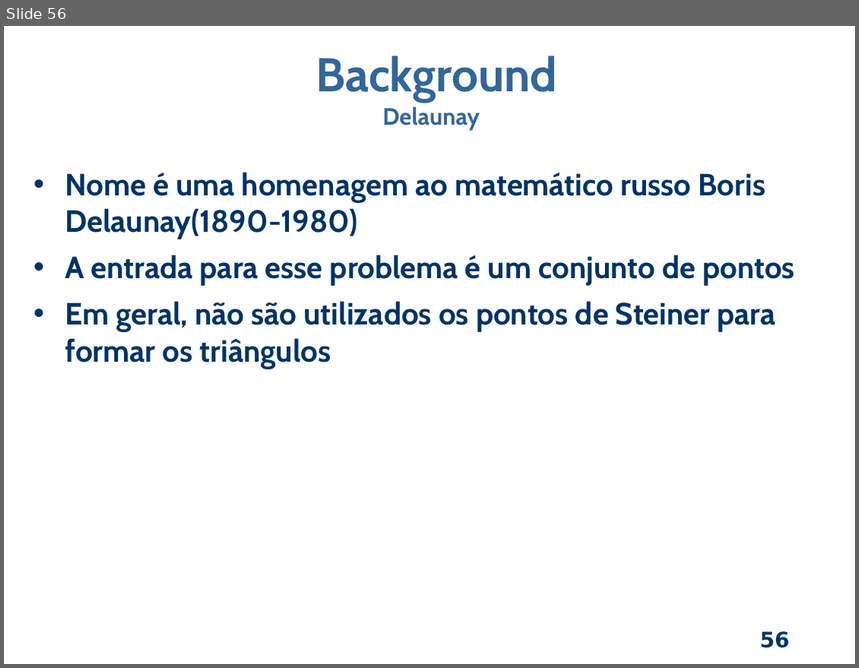
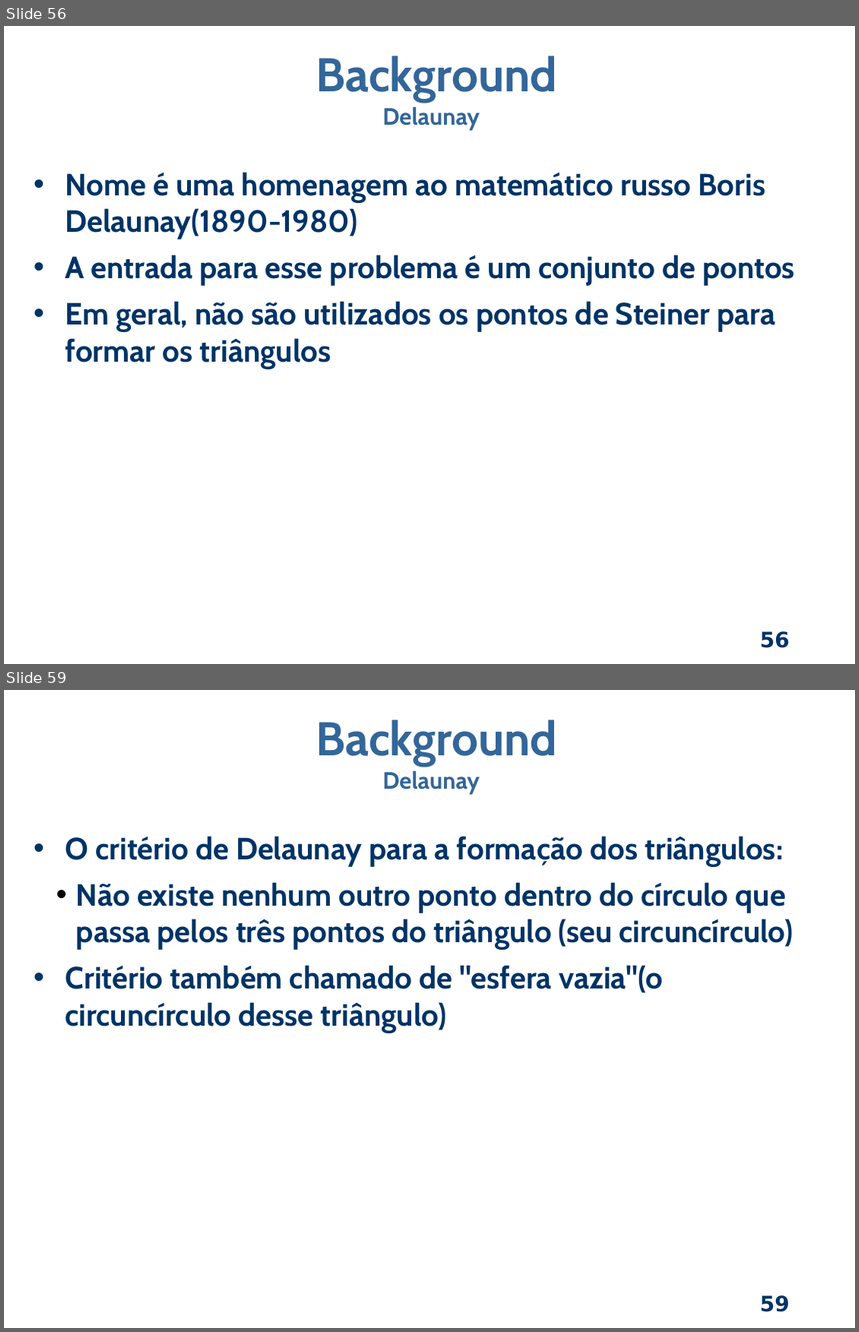
Before and after one commit to dant25/pre-proposta, a slide deck: apresentação/Apresentacao pre.odp. Shown one above the other, each under a label of ours: slide 56 before the commit, slides 56 and 59 after it; the slides between them are not shown. The pictures are 859x668 and 859x1332 pixels, drawn with LibreOffice and Linux fonts; fonts in the diff are those of the drawing; background and template pictures are left out. Boxes give left, top, right and bottom in pixels: in the first picture for what was removed or moved away, otherwise in the second. Text is boxed around its words. In the diff, an @@ line names an element or a change of style, - is before the commit and + after.

```diff
--- a/apresentação/Apresentacao pre.odp
+++ b/apresentação/Apresentacao pre.odp
@@ slide 59 added at [4,690,855,1328], background picture (left out); not listed: 1 template element that a slide beside it also shows @@
@@ text added at [316,720,557,794], 40 pt, text #336699, bold @@
+Background
+Delaunay
@@ text added at [66,836,794,1033], 26 pt, text #003366, bold @@
+• O critério de Delaunay para a formação dos triângulos:
+  • Não existe nenhum outro ponto dentro do círculo que passa pelos três pontos do triângulo (seu circuncírculo)
+• Critério também chamado de "esfera vazia"(o circuncírculo desse triângulo)
```
Also in this commit, not shown: 2 slides changed, 6 other slides added, 5 other files.
